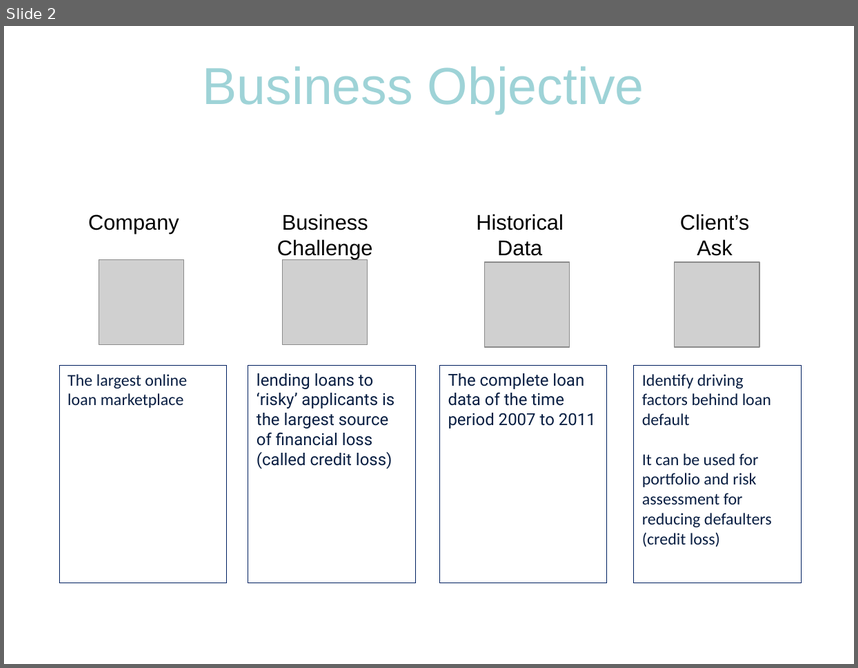
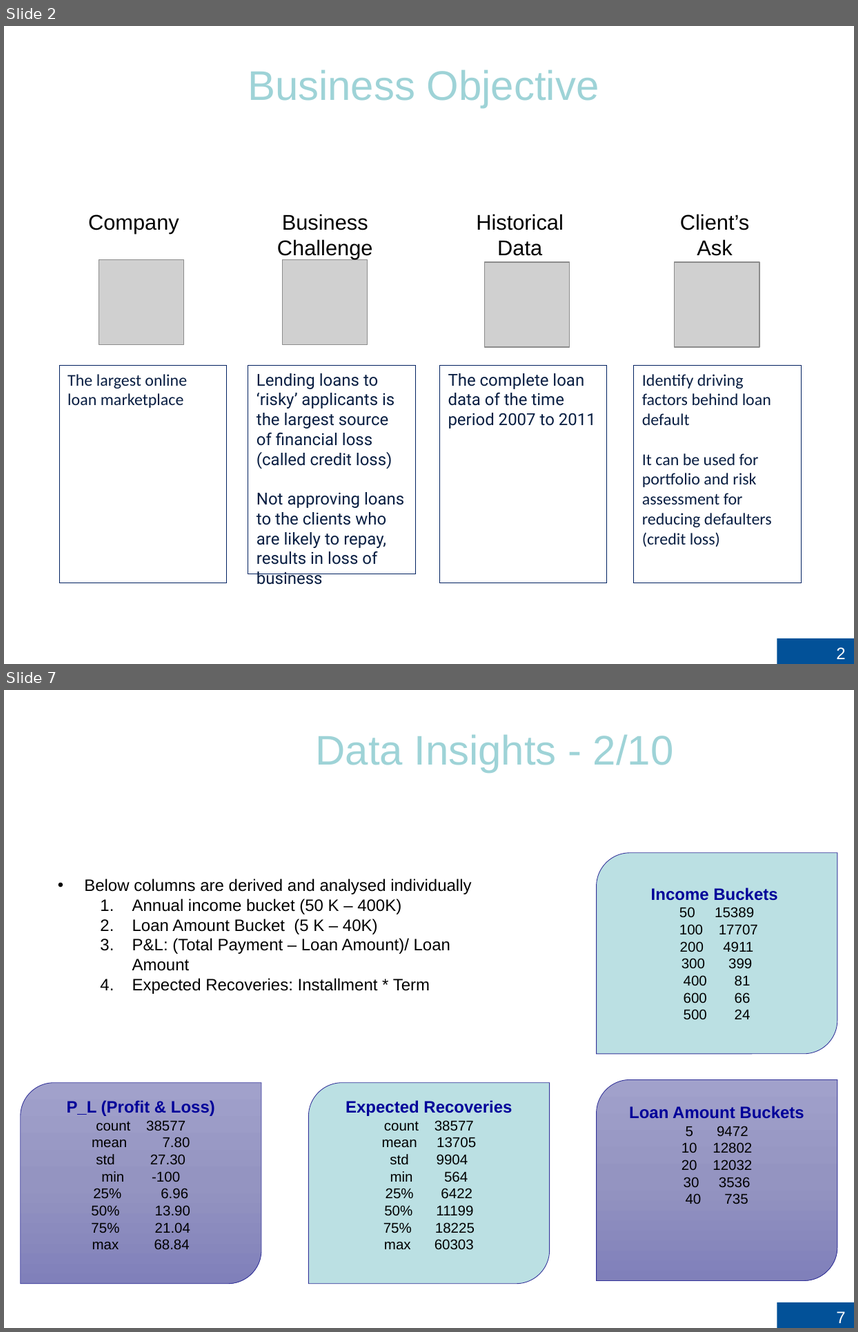
Before and after one commit to RujDha/LendingClub-CaseStudy, a slide deck: LeandingClub-CaseStudy.pptx. Shown one above the other, each under a label of ours: slide 2 before the commit, slides 2 and 7 after it; the slides between them are not shown. The pictures are 858x668 and 858x1332 pixels, drawn with LibreOffice and Linux fonts; fonts in the diff are those of the drawing; grey boxes stand for pictures; background and template pictures are left out. Boxes give left, top, right and bottom in pixels: in the first picture for what was removed or moved away, otherwise in the second. Text is boxed around its words. In the diff, an @@ line names an element or a change of style, - is before the commit and + after.

```diff
--- a/LeandingClub-CaseStudy.pptx
+++ b/LeandingClub-CaseStudy.pptx
@@ slide 7 added at [4, 690, 854, 1328], background picture (left out) @@
@@ title added at [315, 735, 674, 772], 35 pt, text #9ED3D7 @@
+Data Insights - 2/10
@@ text added at [286, 787, 733, 831], 25 pt, text #FFFFFF @@
+Segmented Univariate Analysis
@@ round diag rect added at [597, 852, 837, 1053], fill #BBE0E3, outline #333399 0.5 pt, 12 pt, text #000000 @@
+Income Buckets
+50 15389
+100 17707
+200 4911
+300 399
+400 81
+600 66
+500 24
@@ text added at [84, 878, 471, 994], 14 pt, text #000000 @@
+• Below columns are derived and analysed individually
+  1. Annual income bucket (50 K – 400K)
+  2. Loan Amount Bucket (5 K – 40K)
+  3. P&L: (Total Payment – Loan Amount)/ Loan Amount
+  4. Expected Recoveries: Installment * Term
@@ round diag rect added at [20, 1083, 261, 1283], fill gradient #A1A1CC to #9595C1 to #8181BB, outline #333399 0.5 pt, 12 pt, text #000000 @@
+P_L (Profit & Loss)
+count 38577
+mean 7.80
+std 27.30
+min -100
+25% 6.96
+50% 13.90
+75% 21.04
+max 68.84
@@ round diag rect added at [308, 1083, 549, 1283], fill #BBE0E3, outline #333399 0.5 pt, 12 pt, text #000000 @@
+Expected Recoveries
+count 38577
+mean 13705
+std 9904
+min 564
+25% 6422
+50% 11199
+75% 18225
+max 60303
@@ round diag rect added at [597, 1079, 837, 1280], fill gradient #A1A1CC to #9595C1 to #8181BB, outline #333399 0.5 pt, 12 pt, text #000000 @@
+Loan Amount Buckets
+5 9472
+10 12802
+20 12032
+30 3536
+40 735
@@ page number added at [777, 1302, 854, 1328], fill #025198, 14 pt, text #FFFFFF @@
+7
@@ slide 2 changed as well @@
@@ title "Business Objective" at [248, 70, 599, 107]: size 44 to 35 pt @@
@@ rectangle "Lending loans to ‘risky’ applicants ...": place and size @@
-rectangle "Lending loans to ‘risky’ applicants ..." at [248, 365, 415, 583]
+rectangle "Lending loans to ‘risky’ applicants ..." at [248, 365, 415, 575]
@@ text in rectangle at [257, 373, 404, 584]: text changed @@
-lending loans to ‘risky’ applicants is the largest source of financial loss (called credit loss)
+Lending loans to ‘risky’ applicants is the largest source of financial loss (called credit loss)
+Not approving loans to the clients who are likely to repay, results in loss of business
@@ page number added at [777, 638, 854, 664], fill #025198, 14 pt, text #FFFFFF @@
+2
```
Also in this commit, not shown: 8 other slides changed, 6 other slides added, 3 slides removed.
